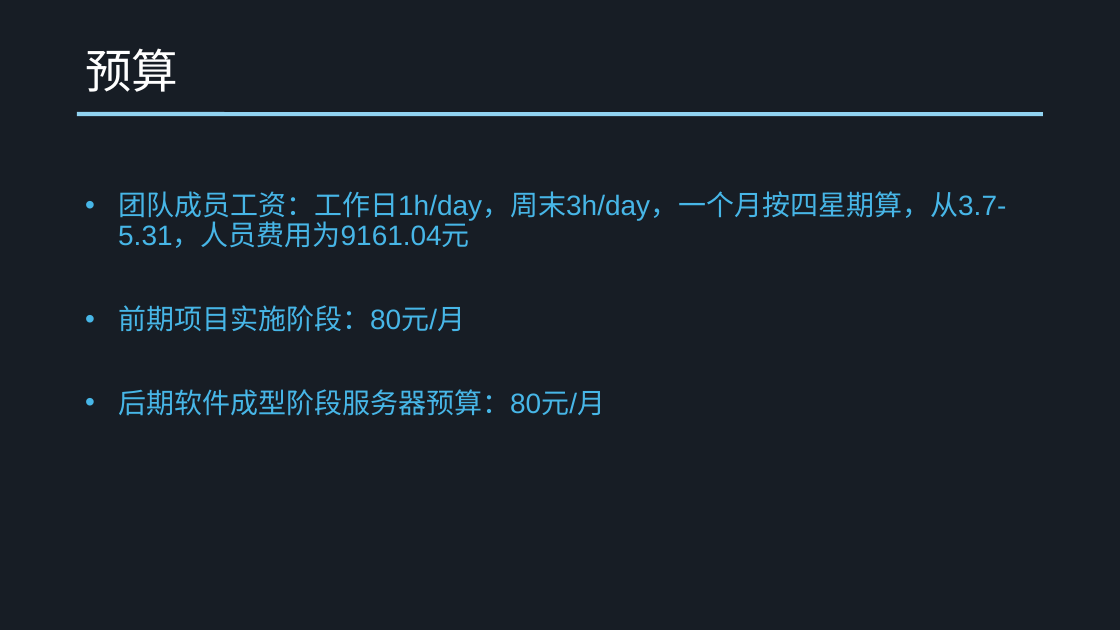
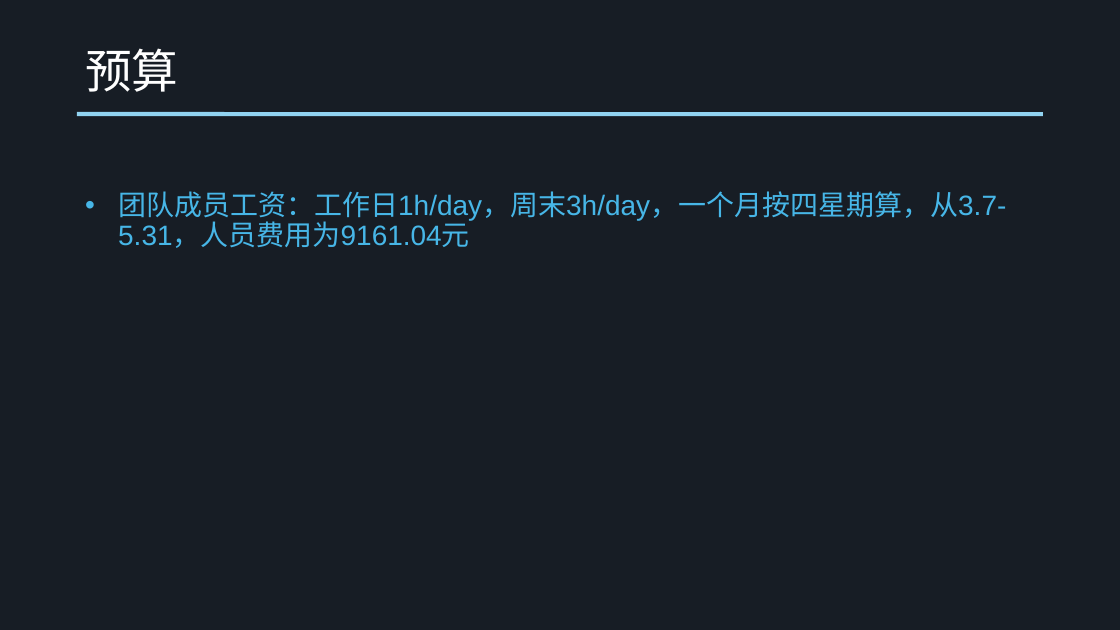
Before and after one commit to SE-2017-G4/SE-2017, a slide deck: slide 16 of Document/SE2017-G4 项目计划书.ppt (slide 14 before the commit). Drawn at 1120x630 pixels with LibreOffice and Linux fonts; fonts in the diff are those of the drawing. Boxes give left, top, right and bottom in pixels: in the first picture for what was removed or moved away, otherwise in the second. Text is boxed around its words. In the diff, an @@ line names an element or a change of style, - is before the commit and + after.

Commit message:
新增需求说明书，修改项目计划，上传界面原型

```diff
--- a/Document/SE2017-G4 项目计划书.ppt
+++ b/Document/SE2017-G4 项目计划书.ppt
@@ text at bbox=[118, 305, 605, 416]: paragraphs removed @@
-• 前期项目实施阶段：80元/月
-• 后期软件成型阶段服务器预算：80元/月
```
Also in this commit, not shown: 6 other slides changed, 39 slides added, 1 slide removed, 33 other files.
